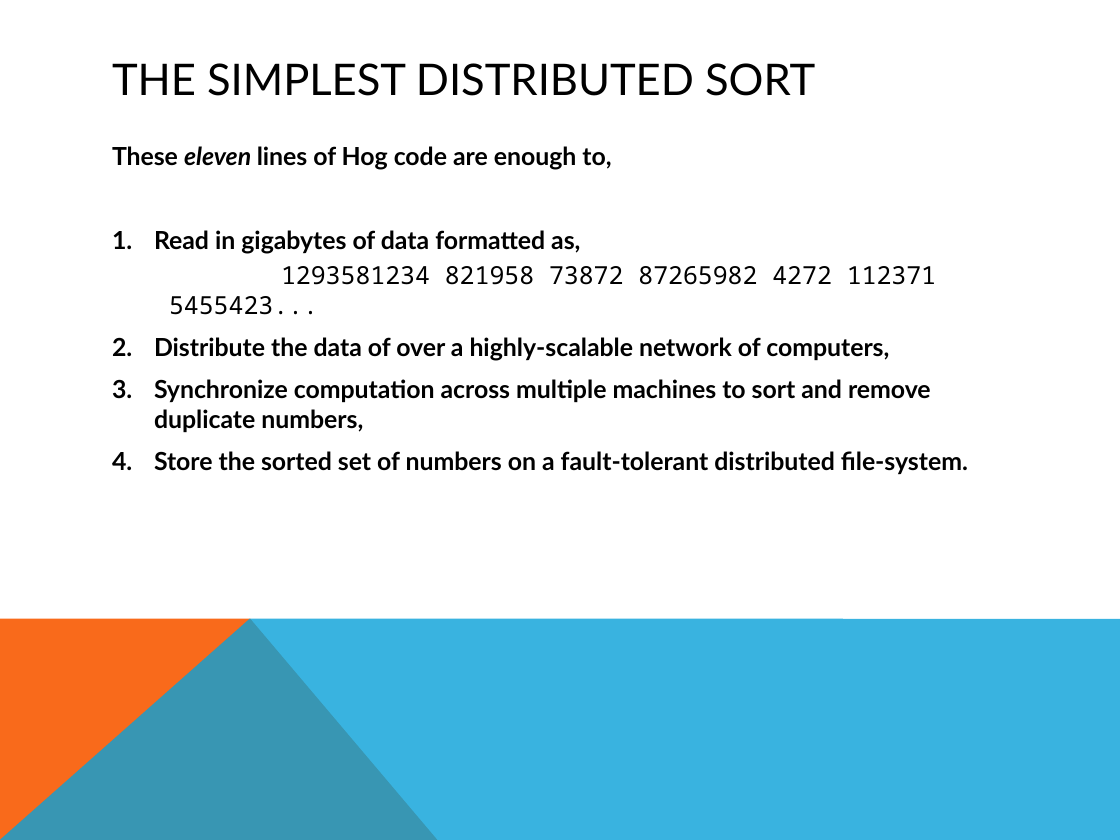
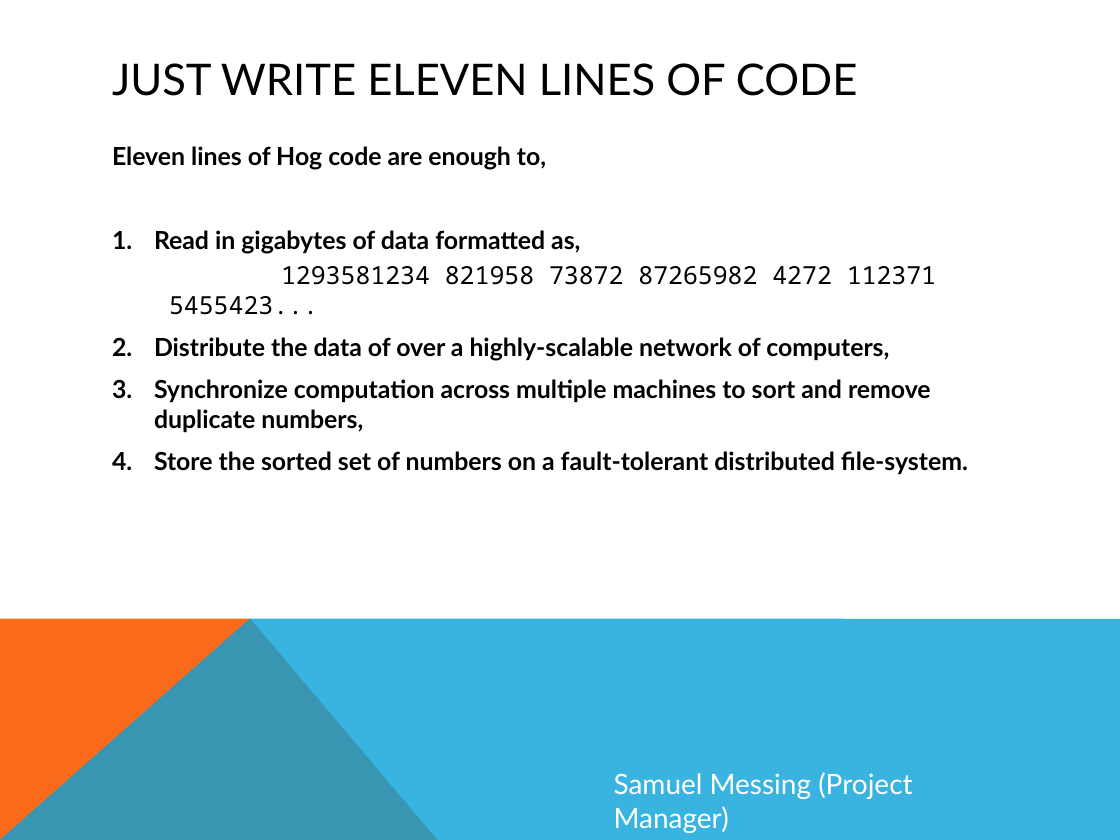
Before and after one commit to smessing/Hog, a slide deck: slide 7 of demo/demo.pptx. Drawn at 1120x840 pixels with LibreOffice and Linux fonts; fonts in the diff are those of the drawing. Boxes give left, top, right and bottom in pixels: in the first picture for what was removed or moved away, otherwise in the second. Text is boxed around its words. In the diff, an @@ line names an element or a change of style, - is before the commit and + after.

Commit message:
slides done.

```diff
--- a/demo/demo.pptx
+++ b/demo/demo.pptx
@@ title at [112, 63, 858, 96]: text changed @@
-THE SIMPLEST DISTRIBUTED SORT
+JUST WRITE ELEVEN LINES OF CODE
@@ text at [112, 146, 546, 170]: text changed @@
-These eleven lines of Hog code are enough to,
+Eleven lines of Hog code are enough to,
@@ text added at [614, 772, 912, 833], 18 pt, text #FFFFFF @@
+Samuel Messing (Project Manager)
```
Also in this commit, not shown: 15 other slides changed.
